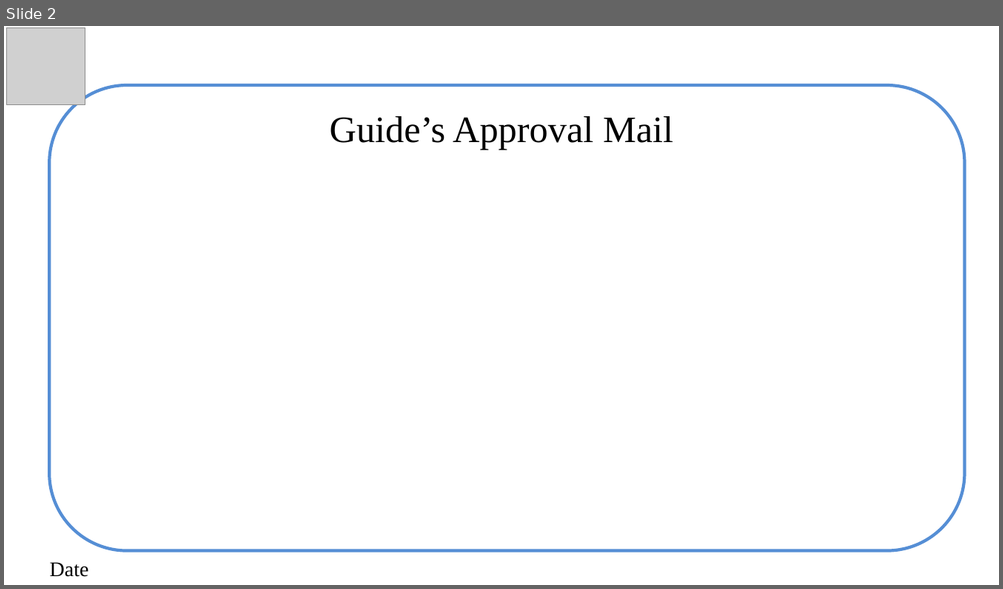
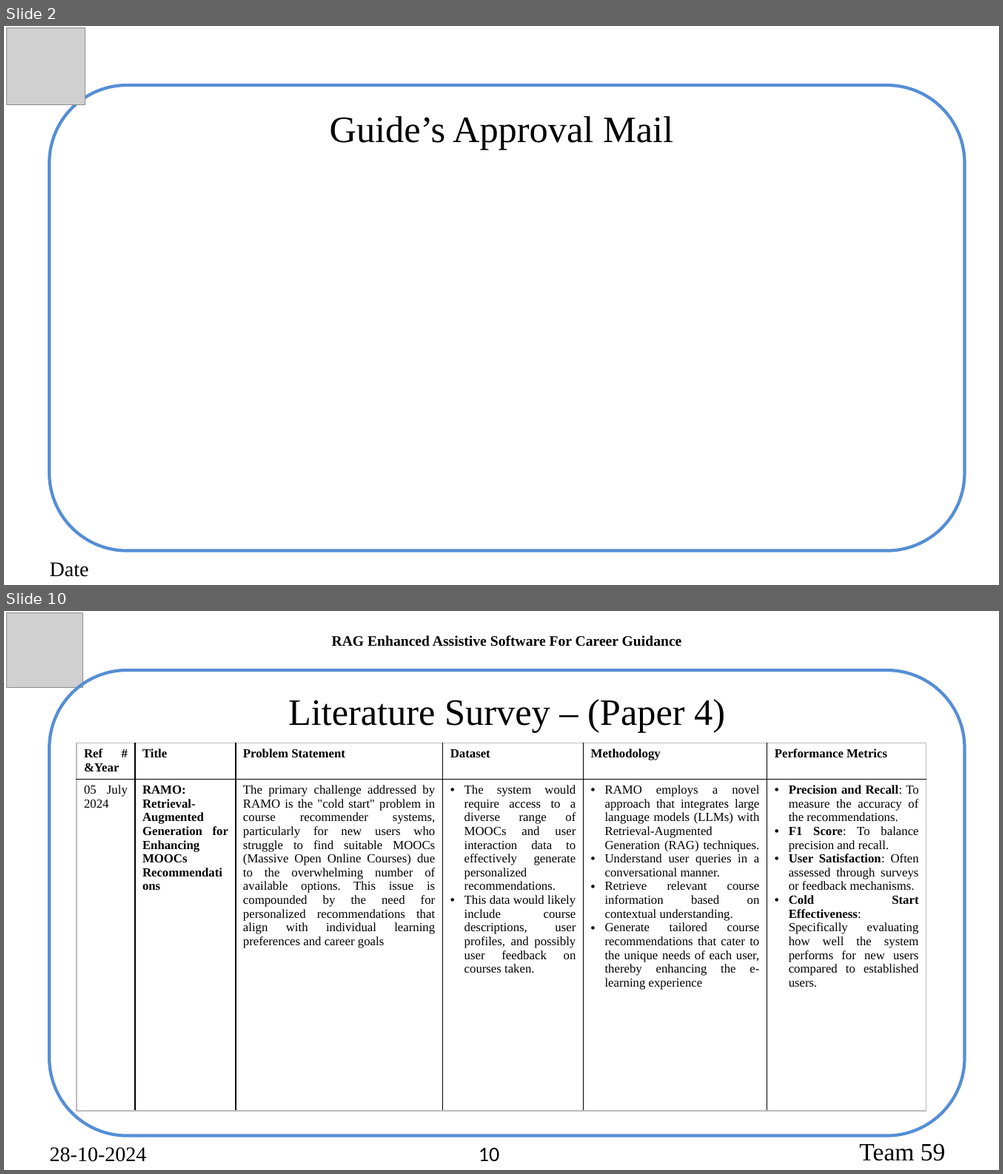
Before and after one commit to akhilswarop/RAG, a slide deck: Review 2/Review 2.pptx. Shown one above the other, each under a label of ours: slide 2 before the commit, slides 2 and 10 after it; the slides between them are not shown. The pictures are 1003x589 and 1003x1174 pixels, drawn with LibreOffice and Linux fonts; fonts in the diff are those of the drawing; grey boxes stand for pictures. Boxes give left, top, right and bottom in pixels: in the first picture for what was removed or moved away, otherwise in the second. Text is boxed around its words. In the diff, an @@ line names an element or a change of style, - is before the commit and + after.

```diff
--- a/Review 2/Review 2.pptx
+++ b/Review 2/Review 2.pptx
@@ slide 10 added at (4,611,999,1170), background #FFFFFF @@
@@ picture added at (6,613,83,688) @@
@@ text added at (332,635,682,647), 14 pt, text #000000, bold @@
+RAG Enhanced Assistive Software For Career Guidance
@@ rounded rectangle added at (50,670,965,1136), outline #558ED5 3 pt @@
@@ text added at (288,699,725,732), 36 pt, text #000000 @@
+Literature Survey – (Paper 4)
@@ table added at (77,743,925,1113), 2 rows, 6 columns @@
+Ref # &Year | Title | Problem Statement | Dataset | Methodology | Performance Metrics
+05 July 2024 | RAMO: Retrieval-Augmented Generation for Enhancing MOOCs Recommendations | The primary challenge addressed by RAMO is the "cold start" problem in course recommender systems, particularly for new users who struggle to find suitable MOOCs (Massive Open Online Courses) due to the overwhelming number of available options. This issue is compounded by the need for personalized recommendations that align with individual learning preferences and career goals | The system would require access to a diverse range of MOOCs and user interaction data to effectively generate personalized recommendations. / This data would likely include course descriptions, user profiles, and possibly user feedback on courses taken. | RAMO employs a novel approach that integrates large language models (LLMs) with Retrieval-Augmented Generation (RAG) techniques. / Understand user queries in a conversational manner. / Retrieve relevant course information based on contextual understanding. / Generate tailored course recommendations that cater to the unique needs of each user, thereby enhancing the e-learning experience | Precision and Recall: To measure the accuracy of the recommendations. / F1 Score: To balance precision and recall. / User Satisfaction: Often assessed through surveys or feedback mechanisms. / Cold Start Effectiveness: Specifically evaluating how well the system performs for new users compared to established users.
@@ text added at (50,1147,147,1162), 20 pt, text #000000 @@
+28-10-2024
@@ page number added at (478,1148,499,1162), 20 pt, text #000000 @@
+10
@@ text added at (859,1144,945,1162), 24 pt, text #000000 @@
+  Team 59
```
Also in this commit, not shown: 3 slides changed, 20 other slides added, 6 slides removed, 1 other file.
